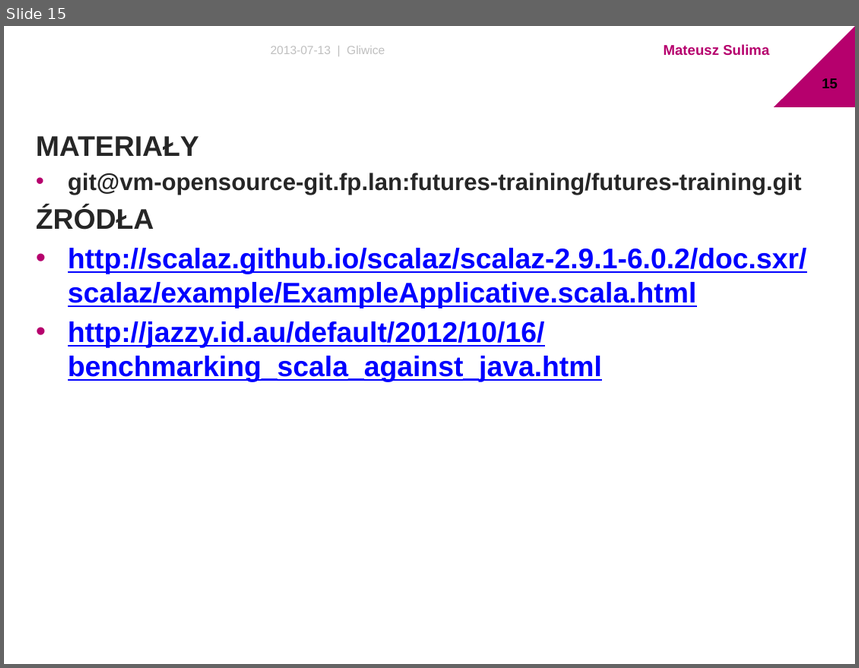
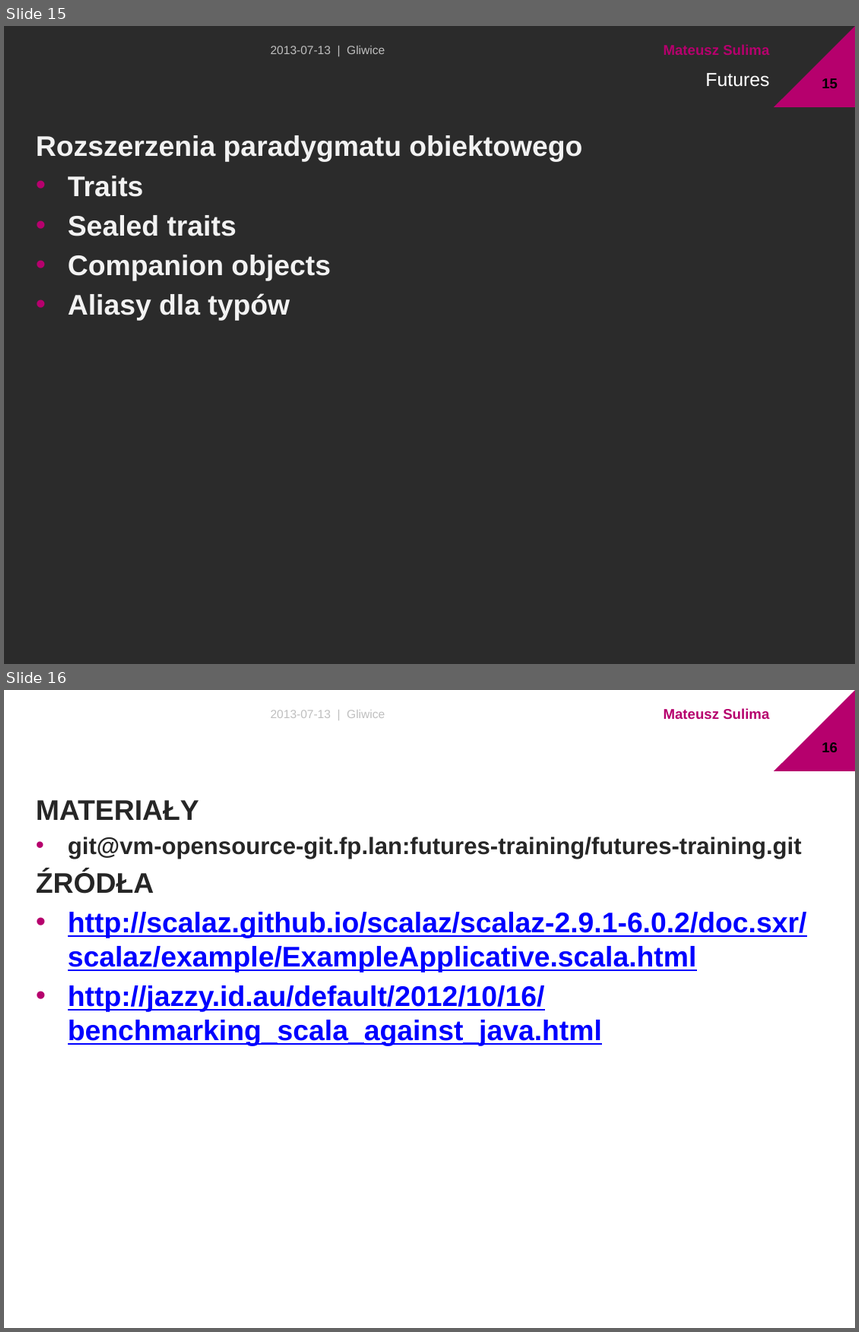
Before and after one commit to msulima/scala-sugar, a slide deck: Presentation.pptx. Shown one above the other, each under a label of ours: slide 15 before the commit, slides 15 and 16 after it. The pictures are 859x668 and 859x1332 pixels, drawn with LibreOffice and Linux fonts; fonts in the diff are those of the drawing; background and template pictures are left out; a plain dark background stands for a picture behind light text. Boxes give left, top, right and bottom in pixels: in the first picture for what was removed or moved away, otherwise in the second. Text is boxed around its words. In the diff, an @@ line names an element or a change of style, - is before the commit and + after.

```diff
--- a/Presentation.pptx
+++ b/Presentation.pptx
@@ slide 15 added at (x1=4, y1=26, x2=855, y2=664), background picture (left out); not listed: 3 template elements that a slide beside it also shows @@
@@ text added at (x1=271, y1=46, x2=385, y2=54), 10 pt, text #BFBFBF @@
+2013-07-13 | Gliwice
@@ page number added at (x1=822, y1=78, x2=838, y2=88), 12 pt, text #000000, bold @@
+15
@@ text added at (x1=36, y1=135, x2=582, y2=321), 24 pt, text #F2F2F2, bold @@
+Rozszerzenia paradygmatu obiektowego
+• Traits
+• Sealed traits
+• Companion objects
+• Aliasy dla typów
@@ what was slide 15 is now slide 16 @@
@@ page number at (x1=822, y1=742, x2=838, y2=752): text changed @@
-15
+16
```
Also in this commit, not shown: 2 slides changed, 4 other files.
